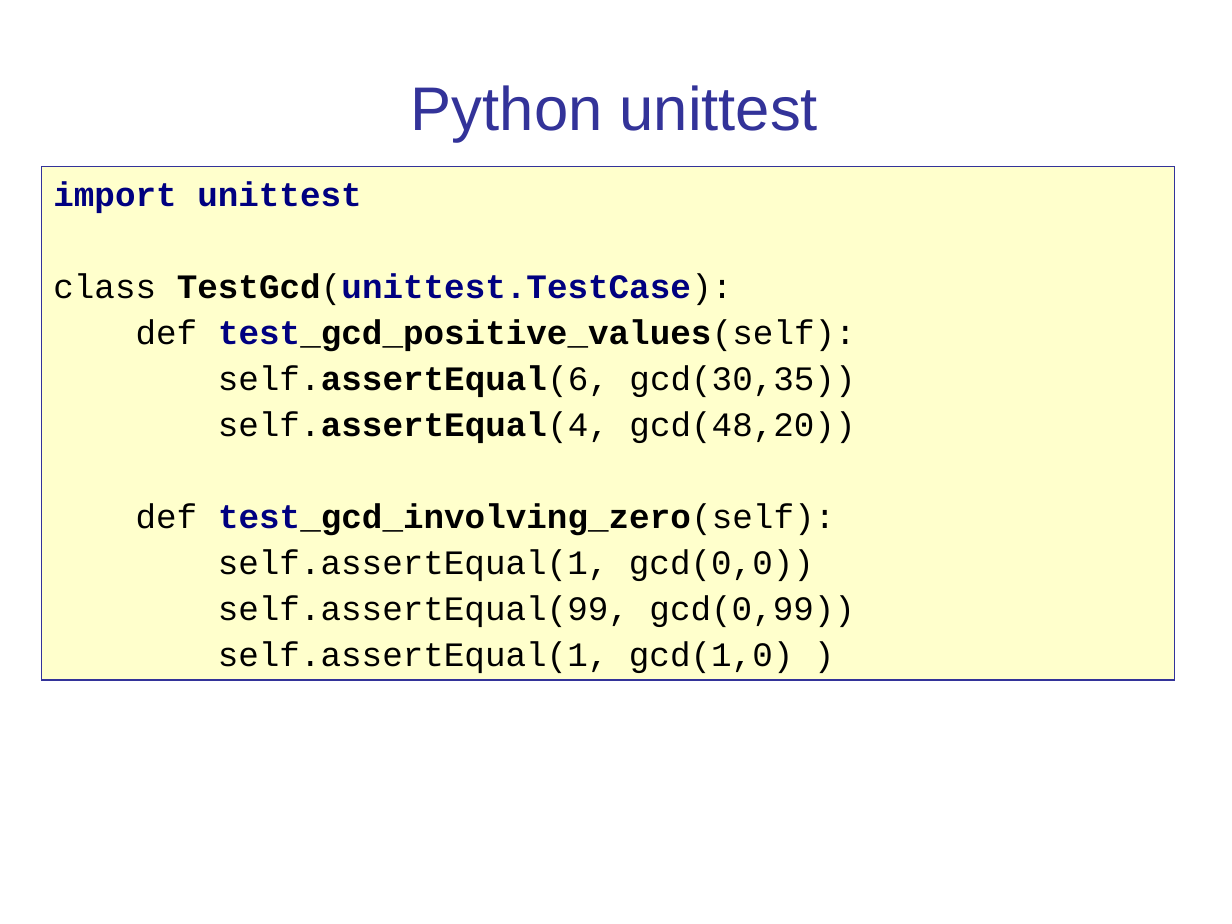
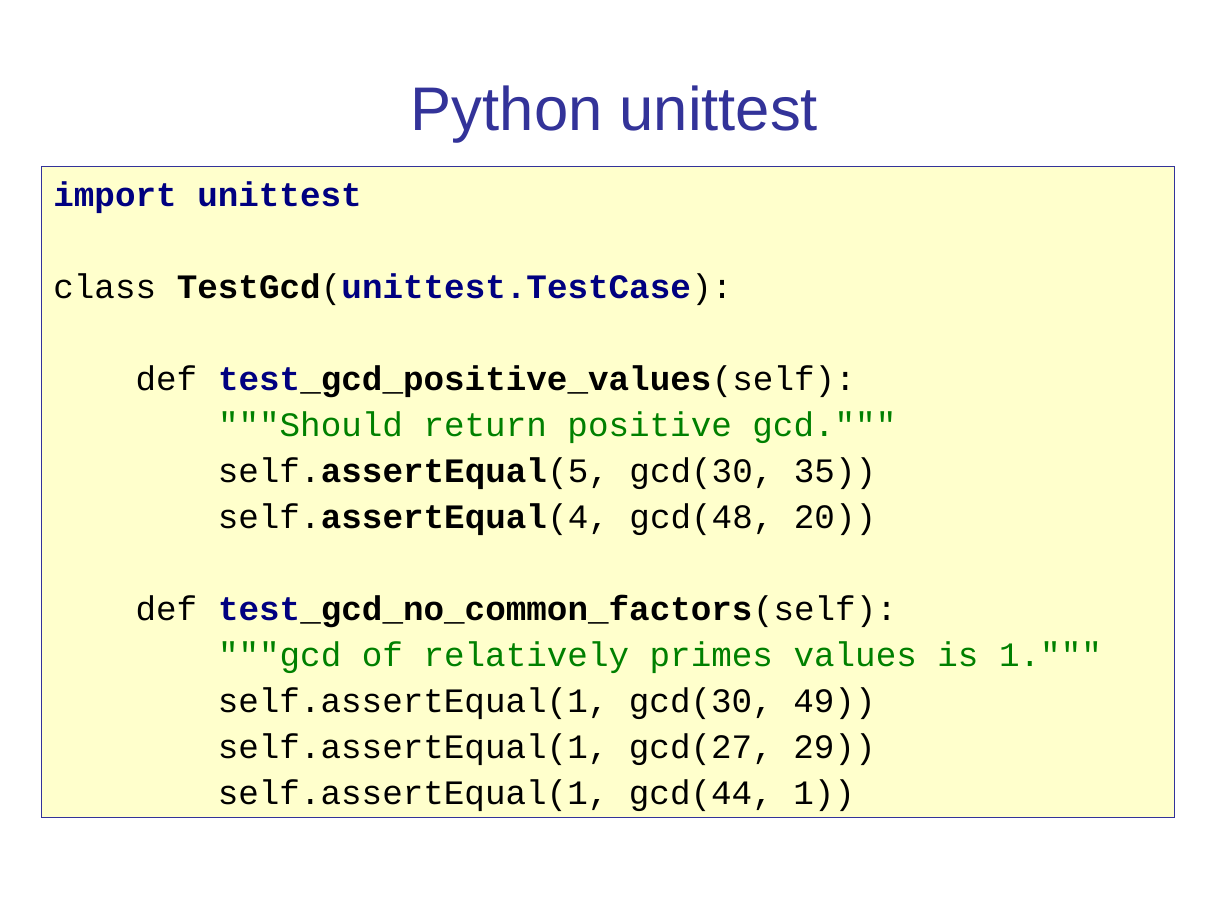
Before and after one commit to cpske/ISP, a slide deck: slide 17 of testing/Intro-to-Unit-Testing.ppt (slide 12 before the commit). Drawn at 1232x924 pixels with LibreOffice and Linux fonts; fonts in the diff are those of the drawing. Boxes give left, top, right and bottom in pixels: in the first picture for what was removed or moved away, otherwise in the second. Text is boxed around its words. In the diff, an @@ line names an element or a change of style, - is before the commit and + after.

Commit message:
update presentation on unittesting in python

```diff
--- a/testing/Intro-to-Unit-Testing.ppt
+++ b/testing/Intro-to-Unit-Testing.ppt
@@ rectangle "import unittest": place and size @@
-rectangle "import unittest" at [42, 166, 1175, 680]
+rectangle "import unittest" at [42, 166, 1175, 818]
@@ text in rectangle at [136, 411, 1102, 811]: text changed @@
-self.assertEqual(6, gcd(30,35))
-self.assertEqual(4, gcd(48,20))
-def test_gcd_involving_zero(self):
-self.assertEqual(1, gcd(0,0))
-self.assertEqual(99, gcd(0,99))
-self.assertEqual(1, gcd(1,0) )
+"""Should return positive gcd."""
+self.assertEqual(5, gcd(30, 35))
+self.assertEqual(4, gcd(48, 20))
+def test_gcd_no_common_factors(self):
+"""gcd of relatively primes values is 1."""
+self.assertEqual(1, gcd(30, 49))
+self.assertEqual(1, gcd(27, 29))
+self.assertEqual(1, gcd(44, 1))
```
Also in this commit, not shown: 8 other slides changed, 8 slides added, 4 slides removed, 6 other files.
